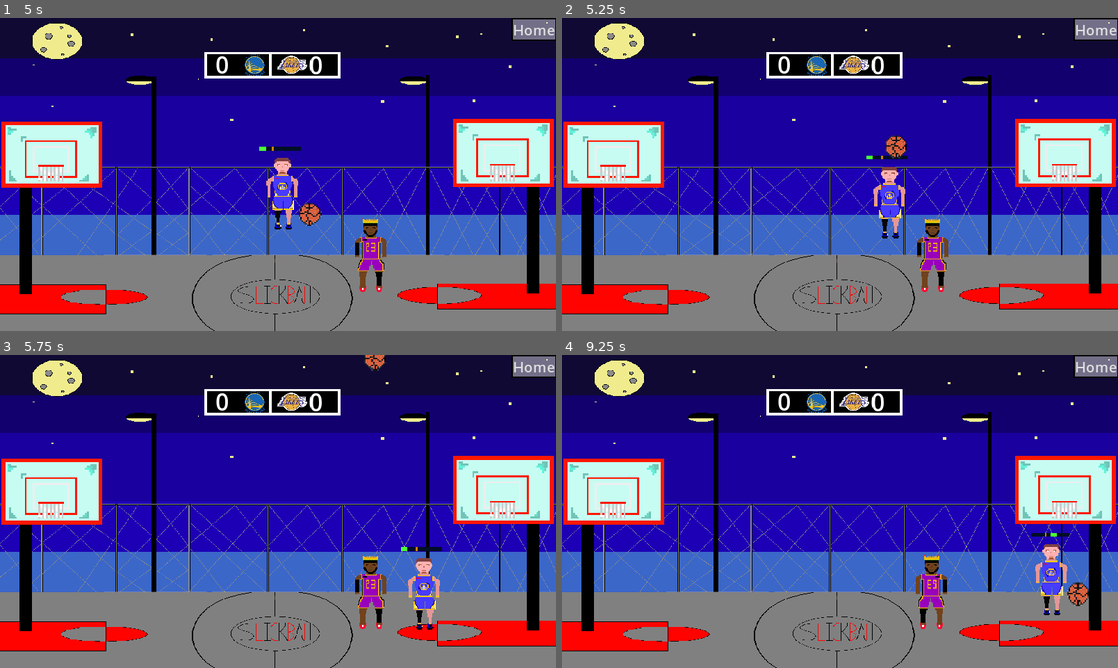
Above: before the commit, frames 1-4 (two rows, left to right).
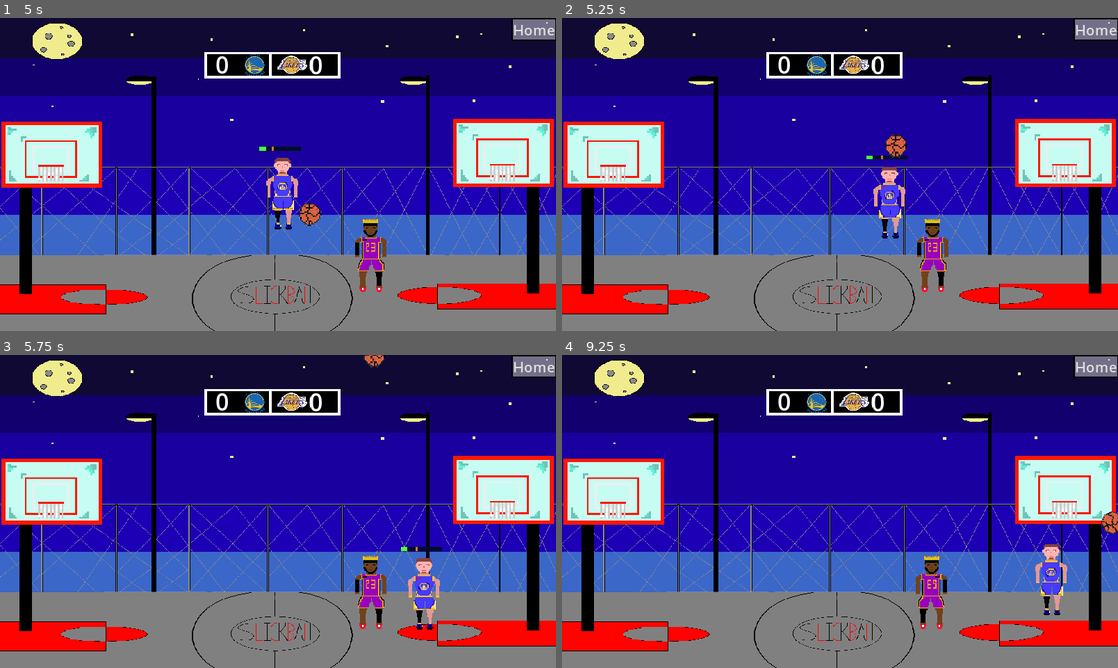
Above: after the commit, the same moments.

Repository: Yanik33/Slickball-Digital-Tech
Game: Godot game, scene res://Scenese/MainMenu.tscn
Same seed, same stepped clock (60 frames per second), same inputs: the game is played once before the commit and once after it.
Inputs:
- Up to frame 1 (5 s): click "Controls" at 0.5 s; click "<--- BACK" at 1.25 s; click "Play" at 2 s; click "Home" at 2.75 s; click "Play" at 3.5 s; hold D (P1_right) from 4.28 s (still down); hold F (P1_Shoot) from 4.28 s (still down); tap W (P1_jump) at 4.52 s
- Up to frame 2 (5.25 s): keep holding D (P1_right); release F (P1_Shoot) at 5.03 s; tap F (P1_Shoot) at 5.1 s
- Up to frame 3 (5.75 s): keep holding D (P1_right); tap W (P1_jump) at 5.27 s
- Up to frame 4 (9.25 s): release D (P1_right) at 5.78 s; hold A (P1_left) 5.78-6.53 s; hold S (P1_push) 5.78-6.53 s; tap F (P1_Shoot) at 6.05, 6.8, 8.3 s; hold D (P1_right) 6.53-8.03 s; tap Shift (P2_Shoot) at 6.6 s; tap W (P1_jump) at 6.77, 7.52, 8.27 s; hold F (P1_Shoot) 7.28-8.03 s; tap Left (P2_left) at 7.35 s; tap Enter at 8 s; hold A (P1_left) 8.03-8.78 s; tap Down (P2_push) at 8.1 s; hold D (P1_right) from 8.78 s (still down); hold F (P1_Shoot) from 8.78 s (still down); tap Right (P2_right) at 8.85 s

Frame 1 is identical in both runs. In frame 2, 0.1% of the frame differs, in the area x 58-62%, y 37-45%; in frame 3, 0.1%; in frame 4, 0.5%, in the area x 84-100%, y 49-81%.

Commit message:
Final Changes/ Polishing
polishing

Diff:
--- a/Slickball/Scenese/controls.gd
+++ b/Slickball/Scenese/controls.gd
@@ -1,12 +1,12 @@
 extends Control
 
 
-# Called when the node enters the scene tree for the first time.
+
 func _ready():
-	pass # Replace with function body.
+	pass
 
 
-# Called every frame. 'delta' is the elapsed time since the previous frame.
+
 func _process(delta):
 	pass
 
--- a/Slickball/Scripts/Basketball.gd
+++ b/Slickball/Scripts/Basketball.gd
@@ -1,25 +1,25 @@
 extends RigidBody2D
 
+#Ball Held
 var held = false
+
+#Ball Thrown
 var thrown = false
+
+#ScoreBoard
 @onready var scoreboard = get_node("/root/Node2D/CanvasLayer")
 
-# Called when the node enters the scene tree for the first time.
 
 
-# Called every frame. 'delta' is the elapsed time since the previous frame.
+
+
 func _physics_process(delta):
 	if held:
 		$AnimatedSprite2D.play("bounce")
 	else :
 		$AnimatedSprite2D.play("normal")
 
-	#if thrown:
-		#$CollisionShape2D.disabled = true
-		#await get_tree().create_timer(0.3).timeout
-		#$CollisionShape2D.disabled = false
-		#thrown = false
-	#rotation = clamp(0,0,0)
+
 
 
 
--- a/Slickball/Scripts/Court.gd
+++ b/Slickball/Scripts/Court.gd
@@ -1,14 +1,16 @@
 extends StaticBody2D
 
+#player 1 hoop point
 @export var p1_hoop : Node
+#player 2 hoop point
 @export var p2_hoop : Node
 
-# Called when the node enters the scene tree for the first time.
+
 func _ready():
-	pass # Replace with function body.
+	pass
 
 
-# Called every frame. 'delta' is the elapsed time since the previous frame.
+
 func _process(delta):
 	pass
 
--- a/Slickball/Scripts/MainMenu.gd
+++ b/Slickball/Scripts/MainMenu.gd
@@ -1,12 +1,12 @@
 extends Control
 
 
-# Called when the node enters the scene tree for the first time.
+
 func _ready():
-	pass # Replace with function body.
+	pass
 
 
-# Called every frame. 'delta' is the elapsed time since the previous frame.
+
 func _process(delta):
 	pass
 
--- a/Slickball/Scripts/Player1.gd
+++ b/Slickball/Scripts/Player1.gd
@@ -19,7 +19,7 @@
 
 @onready var hoop = get_node("/root/Node2D/P1_Hoop")
 
-# Get the gravity from the project settings to be synced with RigidBody nodes.
+
 var gravity = ProjectSettings.get_setting("physics/2d/default_gravity")
 
 func _ready():
@@ -27,11 +27,11 @@
 
 
 func _physics_process(delta):
-	# Add the gravity.
+
 	if not is_on_floor():
 		velocity.y += gravity * delta
 
-	# Handle jump.
+
 	if Input.is_action_pressed("P2_push"):
 		collision_layer = 2
 		collision_mask = 2
@@ -43,8 +43,7 @@
 		collision_layer = 1
 		collision_mask = 1
 
-	# Get the input direction and handle the movement/deceleration.
-	# As good practice, you should replace UI actions with custom gameplay actions.
+
 	var direction = Input.get_axis("P2_left", "P2_right")
 	if direction and not Input.is_action_pressed('P2_push'):
 		velocity.x = direction * SPEED
@@ -81,7 +80,7 @@
 	else:
 		$Marker2D/StaticBody2D/Block.disabled = true
 
-	#if Input.is_action_just_released("P1_Shoot"):
+
 
 
 
--- a/Slickball/Scripts/Player2.gd
+++ b/Slickball/Scripts/Player2.gd
@@ -6,7 +6,7 @@
 
 var hoop_vector
 var intital_horizontal_velocity
-var shot_verticle = 950
+var shot_verticle = 960
 
 @onready var ball_placement2 = $Marker2D/Sprite2D/ball_placement2
 @onready var shoot_point2 = $Marker2D/Sprite2D/shoot_point2
@@ -19,18 +19,18 @@
 
 @onready var hoop = get_node("/root/Node2D/P2_Hoop")
 
-# Get the gravity from the project settings to be synced with RigidBody nodes.
+
 var gravity = ProjectSettings.get_setting("physics/2d/default_gravity")
 
 func _ready():
 	$Path2D.hide()
 
 func _physics_process(delta):
-	# Add the gravity.
+
 	if not is_on_floor():
 		velocity.y += gravity * delta
 
-	# Handle jump.
+
 	if Input.is_action_pressed("P1_push"):
 		collision_layer = 1
 		collision_mask = 1
@@ -42,8 +42,7 @@
 		collision_layer = 2
 		collision_mask = 2
 
-	# Get the input direction and handle the movement/deceleration.
-	# As good practice, you should replace UI actions with custom gameplay actions.
+
 	var direction = Input.get_axis("P1_left", "P1_right")
 	if direction and not Input.is_action_pressed('P1_push'):
 		velocity.x = direction * SPEED
@@ -96,7 +95,7 @@
 	if ball_placement2.remote_path != NodePath(""):
 		ball_placement2.remote_path = NodePath("")
 		ball.held = false
-		#ball.thrown = true
+
 		ball.linear_velocity.y = -shot_verticle
 		ball.linear_velocity.x = intital_horizontal_velocity
 
